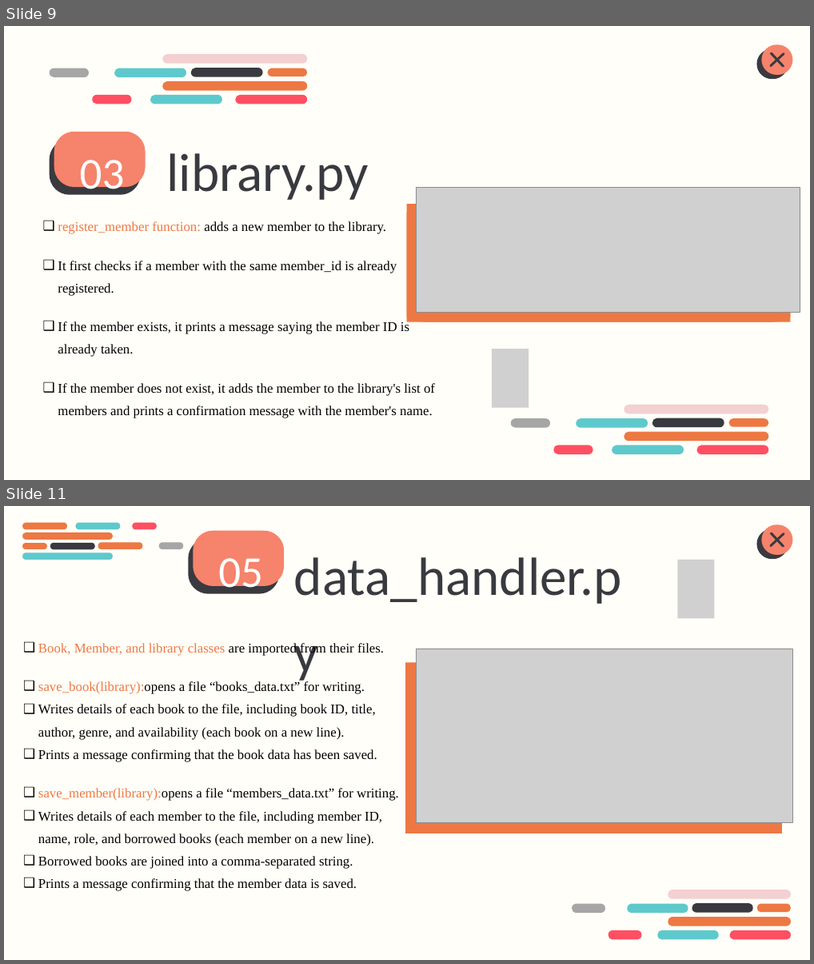
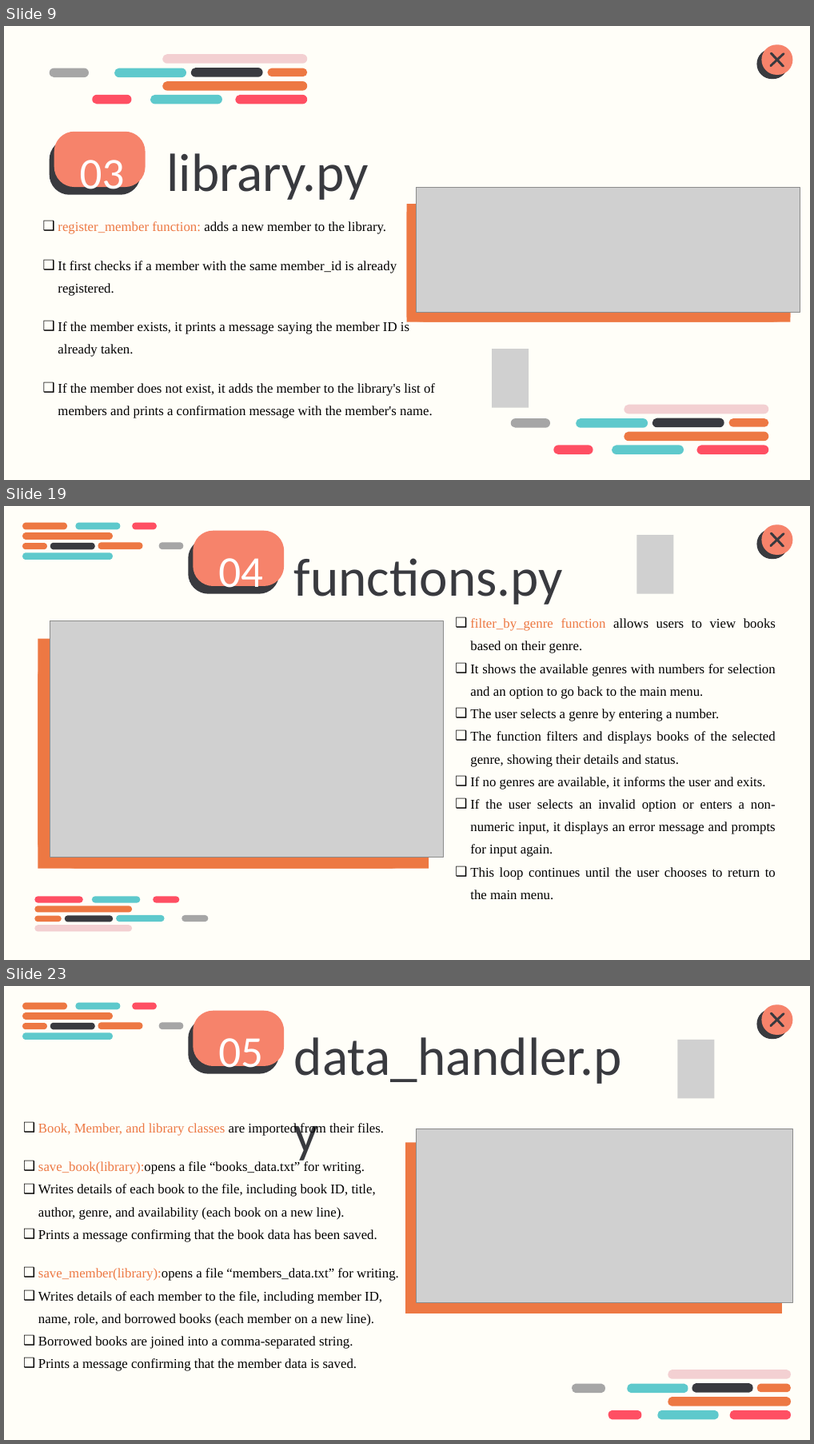
Before and after one commit to Mohamed-Salem-Ali/Library-Management-System, a slide deck: Library Console Management System.pptx. Shown one above the other, each under a label of ours: slides 9 and 11 before the commit, slides 9, 19 and 23 after it; the slides between them are not shown. The pictures are 814x964 and 814x1444 pixels, drawn with LibreOffice and Linux fonts; fonts in the diff are those of the drawing; grey boxes stand for pictures. Boxes give left, top, right and bottom in pixels: in the first picture for what was removed or moved away, otherwise in the second. Text is boxed around its words. In the diff, an @@ line names an element or a change of style, - is before the commit and + after.

```diff
--- a/Library Console Management System.pptx
+++ b/Library Console Management System.pptx
@@ slide 19 added at box(4, 506, 810, 960), background #FFFEF8 @@
@@ group added at box(22, 523, 183, 560): 9 freeform shapes @@
@@ freeform shape added at box(188, 538, 279, 593), fill #393A3F @@
@@ freeform shape added at box(193, 531, 284, 586), fill #F6836B @@
@@ picture added at box(637, 535, 674, 594) @@
@@ group added at box(757, 524, 793, 560): 4 freeform shapes @@
@@ text added at box(218, 558, 263, 598), 78.7 pt, text #FFFFFF @@
+04
@@ text added at box(294, 558, 563, 604), 96 pt, text #393A3F @@
+functions.py
@@ picture added at box(50, 620, 443, 856) @@
@@ text added at box(470, 618, 776, 899), 24 pt, text #000000 @@
+❑ filter_by_genre function allows users to view books based on their genre.
+❑ It shows the available genres with numbers for selection and an option to go back to the main menu.
+❑ The user selects a genre by entering a number.
+❑ The function filters and displays books of the selected genre, showing their details and status.
+❑ If no genres are available, it informs the user and exits.
+❑ If the user selects an invalid option or enters a non-numeric input, it displays an error message and prompts for input again.
+❑ This loop continues until the user chooses to return to the main menu.
@@ rectangle added at box(38, 639, 429, 868), fill #ED7843 @@
@@ freeform shape added at box(38, 650, 429, 868), fill #ED7843 @@
@@ group added at box(34, 896, 209, 931): 9 freeform shapes @@
@@ what was slide 11 is now slide 23 @@
```
Also in this commit, not shown: 3 slides changed, 11 other slides added, 6 other files.
